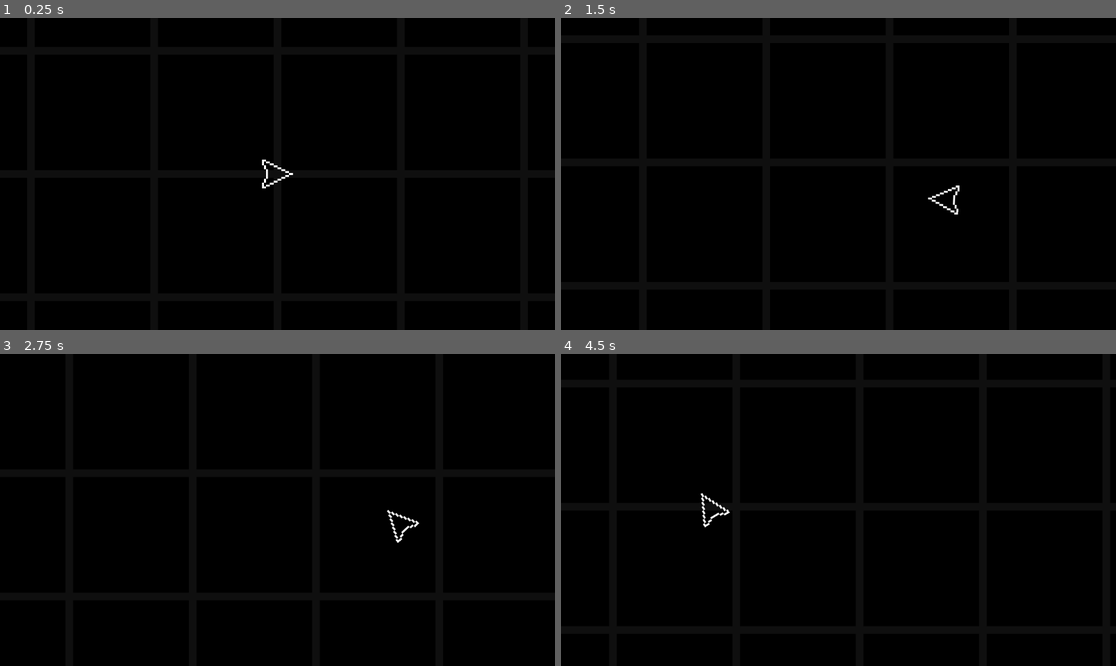
Above: before the commit, frames 1-4 (two rows, left to right).
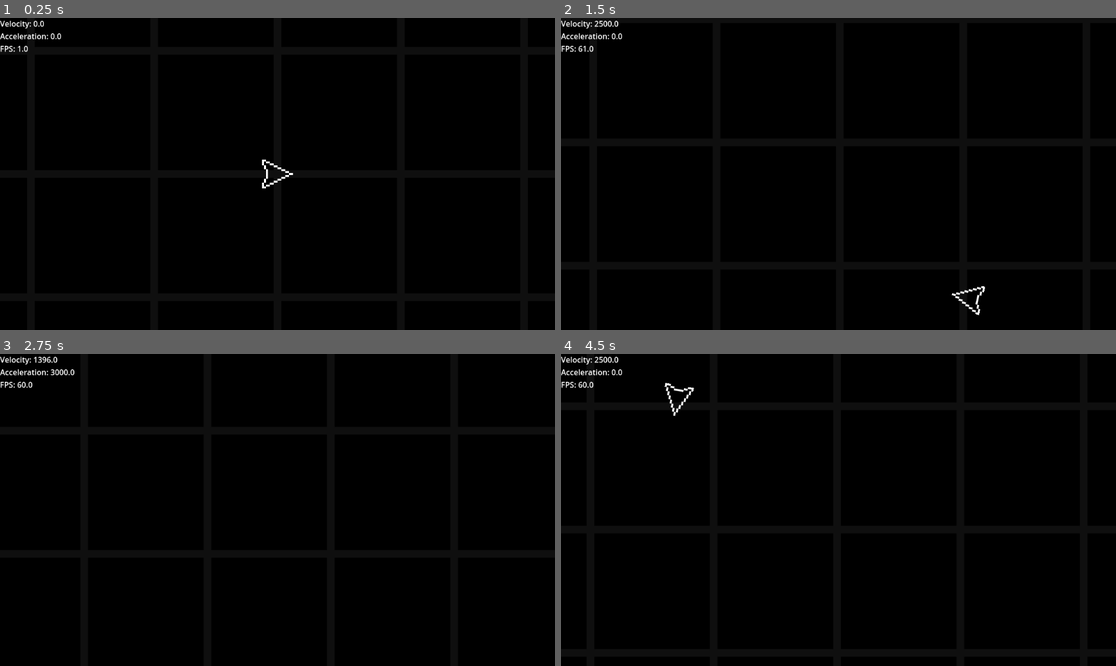
Above: after the commit, the same moments.

Repository: Morogox/AC2D
Game: Godot game, scene res://Scenes/main.tscn
Two runs of this game, one before a commit and one after it. Both use one fixed random seed, a clock stepped at 60 frames per second and the inputs below.
Inputs (mouse positions are in pixels of both pictures, inside the frame that each line leads up to):
- Up to frame 1 (0.25 s): no input
- Up to frame 2 (1.5 s): tap Enter at 0.5 s; move the mouse to (960, 158) at 0.52 s; hold D (ui_right) 0.53-1.28 s; hold Shift (ui_shift, bound only after the commit) 0.53-1.28 s; move the mouse to (727, 189) at 1.27 s; hold S (ui_down) from 1.28 s (still down); tap Shift (ui_shift, bound only after the commit) at 1.35 s
- Up to frame 3 (2.75 s): move the mouse to (333, 441) at 2.02 s; release S (ui_down) at 2.03 s; hold D (ui_right) from 2.03 s (still down); hold Shift (ui_shift, bound only after the commit) from 2.03 s (still down)
- Up to frame 4 (4.5 s): move the mouse to (810, 572) at 2.77 s; release D (ui_right) at 2.78 s; release Shift (ui_shift, bound only after the commit) at 2.78 s; hold W (ui_up) 2.78-3.53 s; tap Shift (ui_shift, bound only after the commit) at 2.85, 4.35 s; move the mouse to (1005, 556) at 3.52 s; hold Shift (ui_shift, bound only after the commit) 3.53-4.28 s; hold A (ui_left) from 3.53 s (still down); move the mouse to (672, 463) at 4.27 s

The runs differ from the first frame. In frame 1, 0.3% of the frame differs, in the area x 0-12%, y 0-11%; in frame 2, 0.6%; in frame 3, 0.5%; in frame 4, 0.6%, in the area x 0-31%, y 0-56%.

Commit message:
day 3: Smooth player rotation, debugging overlay, better camera, quick boost

Diff:
--- a/Scenes/main.tscn
+++ b/Scenes/main.tscn
@@ -1,7 +1,9 @@
-[gd_scene load_steps=5 format=4 uid="uid://daaibwlrdvici"]
+[gd_scene load_steps=7 format=4 uid="uid://daaibwlrdvici"]
 
+[ext_resource type="Script" uid="uid://dw377tgd73n1r" path="res://Scripts/main.gd" id="1_8gbba"]
 [ext_resource type="PackedScene" uid="uid://cm1ypv0i4khfh" path="res://Scenes/player.tscn" id="1_jjgbg"]
 [ext_resource type="Texture2D" uid="uid://byc14rqdr7qkx" path="res://Assets/Sprites/sBg_grid.png" id="2_bo1nx"]
+[ext_resource type="Script" uid="uid://dvbw0f0vayhlb" path="res://Scripts/ui_canvas.gd" id="4_jjvhh"]
 
 [sub_resource type="TileSetAtlasSource" id="TileSetAtlasSource_bo1nx"]
 texture = ExtResource("2_bo1nx")
@@ -13,9 +15,22 @@
 sources/1 = SubResource("TileSetAtlasSource_bo1nx")
 
 [node name="Main" type="Node2D"]
+script = ExtResource("1_8gbba")
 
 [node name="TileMapLayer" type="TileMapLayer" parent="."]
 tile_map_data = PackedByteArray("AAD6//n/AQAAAAAAAAD7//n/AQAAAAAAAAD8//n/AQAAAAAAAAD9//n/AQAAAAAAAAD+//n/AQAAAAAAAAD/// …(26816 unchanged characters)…
 tile_set = SubResource("TileSet_8gbba")
 
 [node name="Player" parent="." instance=ExtResource("1_jjgbg")]
+
+[node name="UICanvas" type="CanvasLayer" parent="."]
+script = ExtResource("4_jjvhh")
+
+[node name="Label" type="Label" parent="UICanvas"]
+anchors_preset = 15
+anchor_right = 1.0
+anchor_bottom = 1.0
+grow_horizontal = 2
+grow_vertical = 2
+
+[node name="Camera2D" type="Camera2D" parent="."]
--- a/Scenes/player.tscn
+++ b/Scenes/player.tscn
@@ -16,4 +16,5 @@
 shape = SubResource("RectangleShape2D_cvnsp")
 
 [node name="Camera2D" type="Camera2D" parent="."]
+enabled = false
 position_smoothing_enabled = true
--- /dev/null
+++ b/Scripts/main.gd
@@ -0,0 +1,15 @@
+extends Node2D
+var camera_spd = 5.0
+
+func _ready():
+	Engine.max_fps = 60
+
+func _process(delta):
+	var player_pos = $Player.global_position
+	var mouse_pos = get_global_mouse_position()
+
+	var offset = (mouse_pos - player_pos) * 0.3  # 30% toward cursor
+	var target_pos = player_pos + offset
+
+	# Smoothly move camera toward target
+	$Camera2D.global_position = $Camera2D.global_position.lerp(target_pos, camera_spd * delta)
--- a/Scripts/player.gd
+++ b/Scripts/player.gd
@@ -1,12 +1,30 @@
 extends CharacterBody2D
+var input_vector = Vector2.ZERO
+
 # Movement speed in pixels per second
 var speed = 1000
-var acceleration = 5000
+var acceleration = 3000
 var max_speed = 1500
 var friction = 8000
+var rotation_speed = 10
+
+var qBoost_speed = 1000       # The speed added during boost
+var qBoost_time = 0.15        # Duration of the boost in seconds
+var qBoost_timer = 0.0        # Tracks remaining boost time
+var qBoost_cd_time = 0.20     # Duration of boost cd in seconds
+var qBoost_cd_timer = 0.0     # Tracks remaining boost cd time
+var is_qBoosting = false
+var qBoost_cd = false
+var qBoost_direction = Vector2.ZERO
 func _physics_process(delta):
-	var input_vector = Vector2.ZERO
+	#Rotation
+	var mouse_pos = get_global_mouse_position()
+	var mouse_dir = (mouse_pos - global_position).normalized()
+	var target_angle = mouse_dir.angle()
+	rotation = lerp_angle(rotation, target_angle, rotation_speed * delta)
 
+	#Movement
+	input_vector = Vector2.ZERO
 	input_vector.x = Input.get_action_strength("ui_right") - Input.get_action_strength("ui_left")
 	input_vector.y = Input.get_action_strength("ui_down") - Input.get_action_strength("ui_up")
 	input_vector = input_vector.normalized()
@@ -17,8 +35,32 @@
 	else:
 		# Apply friction if no input
 		velocity = velocity.move_toward(Vector2.ZERO, friction * delta)
+
+	if is_qBoosting:
+		velocity = (max_speed + qBoost_speed) * qBoost_direction
+		qBoost_timer -= delta
+		if qBoost_timer <= 0:
+			is_qBoosting = false
+			qBoost_cd = true
+	if qBoost_cd:
+		qBoost_cd_timer -= delta
+		if qBoost_cd_timer <= 0:
+			qBoost_cd = false
 	move_and_slide()
 
+func _input(event):
+	if event.is_action_pressed("ui_shift") and qBoost_cd == false:  # make sure "ui_shift" is mapped to Shift in InputMap
+		is_qBoosting = true
+		qBoost_cd_timer = qBoost_cd_time
+		qBoost_timer = qBoost_time
+		qBoost_direction = input_vector
+		if input_vector != Vector2.ZERO:
+			# Normal case: boost in movement direction
+			qBoost_direction = input_vector.normalized()
+		else:
+			# Edge case: no movement input, boost toward cursor
+			qBoost_direction = Vector2(cos(rotation), sin(rotation))
+
 #Changes done within this function are visual only
-func _process(delta):
-	look_at(get_global_mouse_position())
+#func _process(delta):
+	#look_at(get_global_mouse_position())
--- /dev/null
+++ b/Scripts/ui_canvas.gd
@@ -0,0 +1,18 @@
+extends CanvasLayer
+var prev_velocity = Vector2.ZERO
+var player_node: CharacterBody2D
+func _process(delta):
+	# Get player velocity
+	player_node = get_parent().get_node("Player")
+	var vel = player_node.velocity
+	var speed = vel.length()
+
+	# Approximate acceleration
+	var accel = (vel - prev_velocity).length() / delta
+	prev_velocity = vel
+
+		# Get FPS
+	var fps = Engine.get_frames_per_second()
+
+	# Update Label text
+	$Label.text = "Velocity: " + str(round(speed)) + "\n" + "Acceleration: " + str(round(accel)) + "\n" +"FPS: " + str(round(fps))
--- a/project.godot
+++ b/project.godot
@@ -49,3 +49,8 @@
 , Object(InputEventJoypadMotion,"resource_local_to_scene":false,"resource_name":"","device":0,"axis":1,"axis_value":1.0,"script":null)
 ]
 }
+ui_shift={
+"deadzone": 0.2,
+"events": [Object(InputEventKey,"resource_local_to_scene":false,"resource_name":"","device":-1,"window_id":0,"alt_pressed":false,"shift_pressed":false,"ctrl_pressed":false,"meta_pressed":false,"pressed":false,"keycode":0,"physical_keycode":4194325,"key_label":0,"unicode":0,"location":0,"echo":false,"script":null)
+]
+}
Not shown, added: Assets/Fonts/roboto/NOTICE.txt
Binary file added: Assets/Fonts/roboto/Roboto-Black.ttf
Not shown, added: Assets/Fonts/roboto/Roboto-Black.ttf.import
Binary file added: Assets/Fonts/roboto/Roboto-BlackItalic.ttf
Not shown, added: Assets/Fonts/roboto/Roboto-BlackItalic.ttf.import
Binary file added: Assets/Fonts/roboto/Roboto-Bold.ttf
Not shown, added: Assets/Fonts/roboto/Roboto-Bold.ttf.import
Binary file added: Assets/Fonts/roboto/Roboto-BoldCondensed.ttf
Not shown, added: Assets/Fonts/roboto/Roboto-BoldCondensed.ttf.import
Binary file added: Assets/Fonts/roboto/Roboto-BoldCondensedItalic.ttf
Not shown, added: Assets/Fonts/roboto/Roboto-BoldCondensedItalic.ttf.import
Binary file added: Assets/Fonts/roboto/Roboto-BoldItalic.ttf
(and 24 more such lines)
